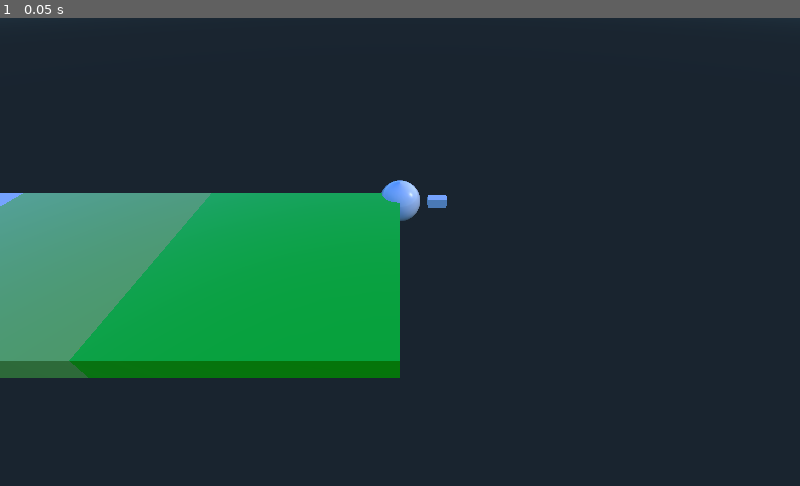
Above: before the commit, frame 1.
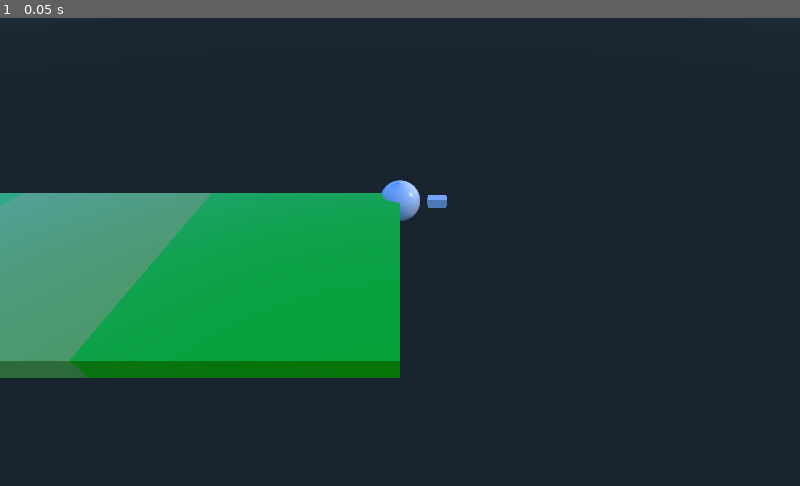
Above: after the commit, the same moment.

Repository: jbreslin33/breslinsoccer
Game: Godot game, scene res://Main.tscn
Same seed, same stepped clock (60 frames per second), same inputs: the game is played once before the commit and once after it.
Inputs:
- Up to frame 1 (0.05 s): no input

The runs differ from the first frame. In frame 1, less than 0.1% of the frame differs, in the area x 0-3%, y 37-41%.

Commit message:
color for 3rd pitch square

Diff:
--- a/Main.tscn
+++ b/Main.tscn
@@ -243,7 +243,7 @@
 [node name="MeshInstance" type="MeshInstance" parent="Pitch/pitch_p005_p025" index="0"]
 transform = Transform( 10, 0, 0, 0, 1, 0, 0, 0, 10, 0, 0, 0 )
 layers = 1
-material_override = null
+material_override = SubResource( 1 )
 cast_shadow = 1
 extra_cull_margin = 0.0
 use_in_baked_light = false
Not shown: 8 places in Main.tscn that only renumber resources
